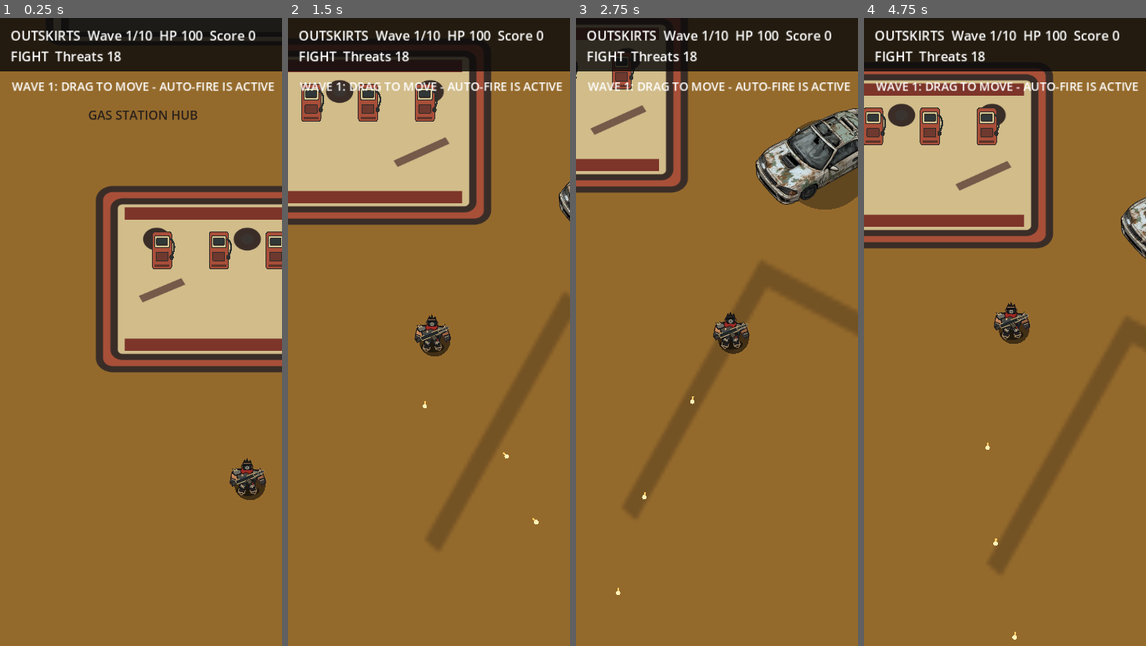
Above: before the commit, frames 1-4 (left to right).
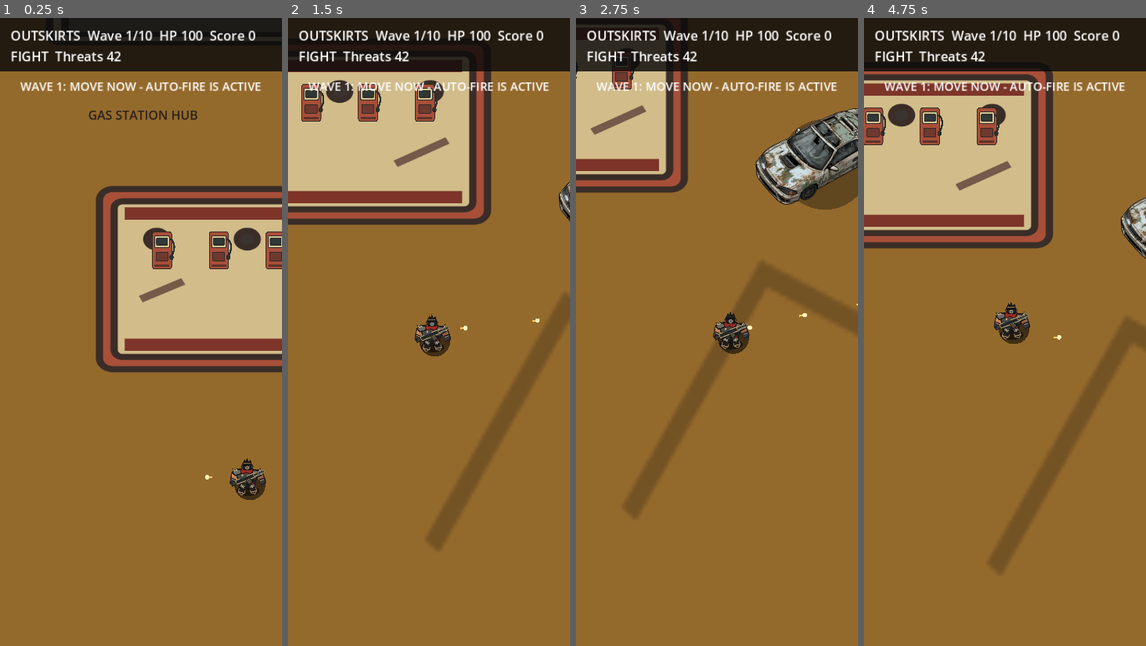
Above: after the commit, the same moments.

Repository: dennypag02/deadshift
Game: Godot game, scene res://scenes/Outskirts.tscn
The game is run twice, just before and just after one commit, with the same random seed, the same clock (stepped at 60 frames per second) and the same inputs.
Inputs (mouse positions are in pixels of both pictures, inside the frame that each line leads up to):
- Up to frame 1 (0.25 s): no input
- Up to frame 2 (1.5 s): tap Enter at 0.5 s; move the mouse to (491, 300) at 0.52 s; hold Right (ui_right) 0.53-1.25 s; click (491, 300) at 0.67 s; drag from (372, 363) to (414, 457) at 1.27 s
- Up to frame 3 (2.75 s): move the mouse to (745, 193) at 2.02 s; hold Right (ui_right) from 2.03 s (still down)
- Up to frame 4 (4.75 s): release Right (ui_right) at 2.75 s; drag from (990, 457) to (920, 237) at 2.77 s; move the mouse to (1089, 426) at 3.52 s; hold Left (ui_left) 3.53-4.25 s; drag from (920, 237) to (962, 175) at 4.27 s

The runs differ from the first frame. In frame 1, 1.0% of the frame differs, in the area x 4-98%, y 5-74%; in frame 2, 1.0%; in frame 3, 1.0%; in frame 4, 1.0%, in the area x 4-98%, y 5-99%.

Commit message:
Make Outskirts opening wave dangerous

Diff:
--- a/godot/scripts/outskirts.gd
+++ b/godot/scripts/outskirts.gd
@@ -49,16 +49,16 @@
 const NORTH_EXIT := Rect2(14.0 * TILE, 0, 3.0 * TILE, 5.0 * TILE)
 
 var wave_plan := {
-	1: {"shamblers": 18, "runners": 0, "trucker": 0},
-	2: {"shamblers": 28, "runners": 0, "trucker": 0},
-	3: {"shamblers": 36, "runners": 0, "trucker": 0},
-	4: {"shamblers": 42, "runners": 0, "trucker": 0},
-	5: {"shamblers": 36, "runners": 10, "trucker": 0},
-	6: {"shamblers": 42, "runners": 12, "trucker": 0},
-	7: {"shamblers": 50, "runners": 14, "trucker": 0},
-	8: {"shamblers": 58, "runners": 18, "trucker": 0},
-	9: {"shamblers": 68, "runners": 22, "trucker": 0},
-	10: {"shamblers": 78, "runners": 26, "trucker": 1},
+	1: {"shamblers": 42, "runners": 0, "trucker": 0},
+	2: {"shamblers": 58, "runners": 0, "trucker": 0},
+	3: {"shamblers": 72, "runners": 0, "trucker": 0},
+	4: {"shamblers": 84, "runners": 0, "trucker": 0},
+	5: {"shamblers": 72, "runners": 16, "trucker": 0},
+	6: {"shamblers": 82, "runners": 20, "trucker": 0},
+	7: {"shamblers": 94, "runners": 24, "trucker": 0},
+	8: {"shamblers": 108, "runners": 30, "trucker": 0},
+	9: {"shamblers": 124, "runners": 36, "trucker": 0},
+	10: {"shamblers": 140, "runners": 44, "trucker": 1},
 }
 
 var player_pos := PLAYER_START
@@ -195,7 +195,7 @@
 	trucker_spawned = false
 	var plan: Dictionary = wave_plan[wave]
 	wave_total = int(plan["shamblers"]) + int(plan["runners"]) + int(plan["trucker"])
-	spawn_clock = 0.3
+	spawn_clock = 0.12
 	_reset_pumps()
 	if wave == 10:
 		tanker_event = true
@@ -212,7 +212,7 @@
 	elif wave == 2:
 		banner.text = "WAVE 2: WATCH BOTH HIGHWAY ENDS"
 	else:
-		banner.text = "WAVE 1: DRAG TO MOVE - AUTO-FIRE IS ACTIVE"
+		banner.text = "WAVE 1: MOVE NOW - AUTO-FIRE IS ACTIVE"
 	_update_hud()
 
 func _finish_wave() -> void:
@@ -287,10 +287,10 @@
 	if wave_active:
 		spawn_clock -= delta
 		if spawn_clock <= 0.0 and wave_spawned < wave_total:
-			var burst_size := mini(2 + int(wave / 3), wave_total - wave_spawned)
+			var burst_size := mini(5 + int(wave / 2), wave_total - wave_spawned)
 			for _n in range(burst_size):
 				_spawn_next_enemy()
-			spawn_clock = maxf(0.42, 0.90 - float(wave) * 0.035)
+			spawn_clock = maxf(0.36, 0.58 - float(wave) * 0.018)
 		if wave_spawned >= wave_total and enemies.is_empty():
 			_finish_wave()
 
@@ -344,9 +344,9 @@
 func _pick_spawn_point() -> Vector2:
 	var points: Array[Vector2] = []
 
-	# Wave 1 still teaches the highway threat, but from three lanes instead of one drain.
+	# Wave 1 teaches movement under pressure: slow enemies, but from five readable approach lanes.
 	if wave == 1:
-		points = [HIGHWAY_WEST, HIGHWAY_EAST, SOUTH_CENTER]
+		points = [HIGHWAY_WEST, HIGHWAY_EAST, SOUTH_CENTER, WEST_MID, EAST_MID]
 	else:
 		points = [HIGHWAY_WEST, HIGHWAY_EAST, SOUTH_CENTER, WEST_MID, EAST_MID]
 
